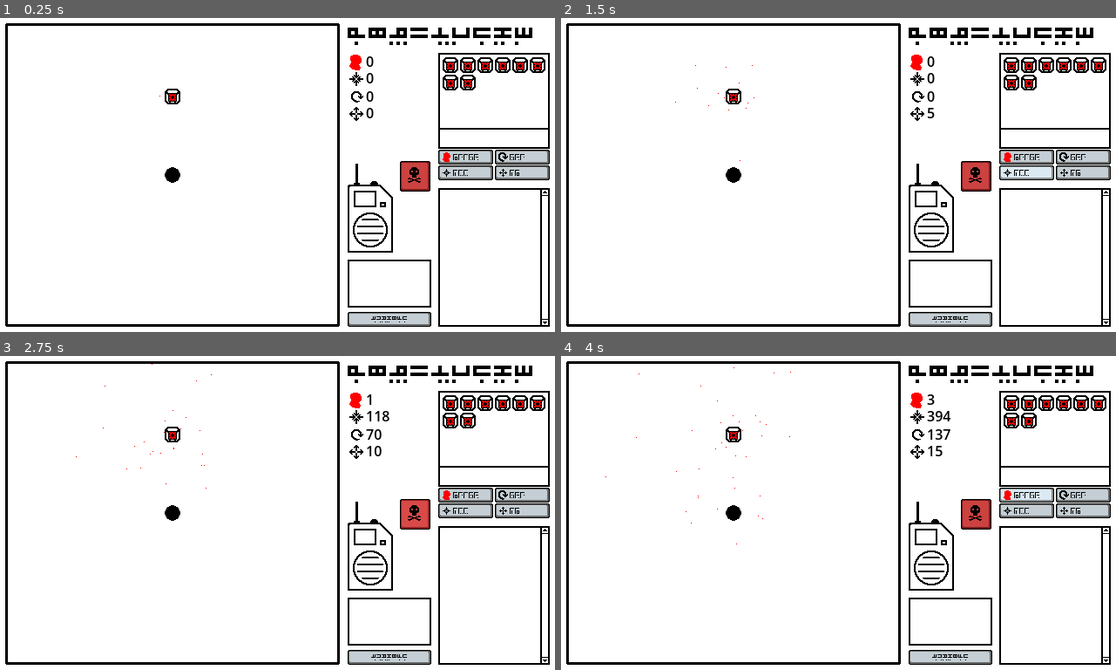
Above: before the commit, frames 1-4 (two rows, left to right).
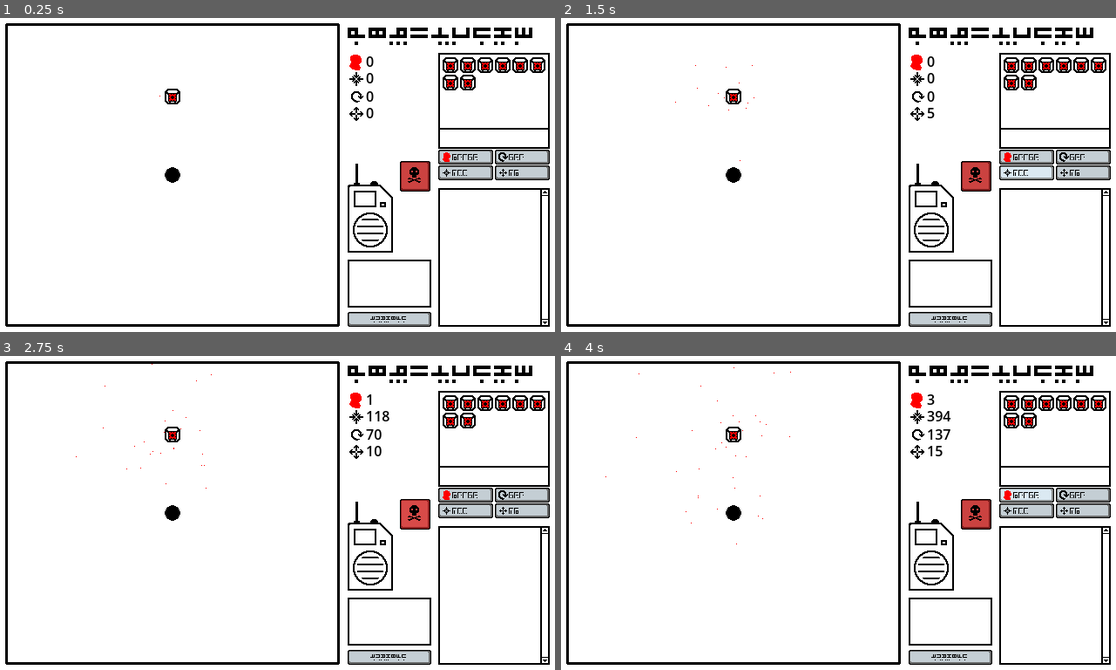
Above: after the commit, the same moments.

Repository: an-olive/BRSD-14
Game: Godot game, scene res://main.tscn
Two runs of this game, one before a commit and one after it. Both use one fixed random seed, a clock stepped at 60 frames per second and the inputs below.
Inputs (mouse positions are in pixels of both pictures, inside the frame that each line leads up to):
- Up to frame 1 (0.25 s): no input
- Up to frame 2 (1.5 s): click "541" at 0.5 s; click "322" at 1.25 s
- Up to frame 3 (2.75 s): click (416, 513) at 2 s
- Up to frame 4 (4 s): click "upgrade" at 2.75 s; click "!1054" at 3.5 s

The runs differ from the first frame. In frame 1, 0.2% of the frame differs, in the area x 66-95%, y 43-97%; in frame 2, 0.2%; in frame 3, 0.2%; in frame 4, 0.2%.

Commit message:
#12 - improve buttons

Diff:
--- a/buttons.tres
+++ b/buttons.tres
@@ -7,7 +7,10 @@
 [ext_resource type="Texture2D" uid="uid://ddfohu5rjfsx2" path="res://Assets/UI/Button_enabled_pressed.png" id="5_5eotj"]
 
 [sub_resource type="StyleBoxTexture" id="StyleBoxTexture_krywf"]
+content_margin_left = 1.0
 content_margin_top = 0.0
+content_margin_right = 2.0
+content_margin_bottom = 3.0
 texture = ExtResource("2_i2ujt")
 texture_margin_left = 4.0
 texture_margin_top = 4.0
@@ -19,7 +22,10 @@
 [sub_resource type="StyleBoxEmpty" id="StyleBoxEmpty_i2ujt"]
 
 [sub_resource type="StyleBoxTexture" id="StyleBoxTexture_m6ddu"]
+content_margin_left = 1.0
 content_margin_top = 0.0
+content_margin_right = 2.0
+content_margin_bottom = 3.0
 texture = ExtResource("3_rq111")
 texture_margin_left = 4.0
 texture_margin_top = 4.0
@@ -29,7 +35,10 @@
 axis_stretch_vertical = 1
 
 [sub_resource type="StyleBoxTexture" id="StyleBoxTexture_e2bhe"]
+content_margin_left = 1.0
 content_margin_top = 0.0
+content_margin_right = 2.0
+content_margin_bottom = 3.0
 texture = ExtResource("1_4cwoa")
 texture_margin_left = 4.0
 texture_margin_top = 4.0
@@ -39,8 +48,9 @@
 axis_stretch_vertical = 1
 
 [sub_resource type="StyleBoxTexture" id="StyleBoxTexture_mejah"]
-content_margin_left = 6.0
+content_margin_left = 2.0
 content_margin_top = 1.0
+content_margin_right = 1.0
 content_margin_bottom = 2.0
 texture = ExtResource("5_5eotj")
 texture_margin_left = 4.0
@@ -57,6 +67,7 @@
 Button/colors/font_hover_color = Color(0, 0, 0, 1)
 Button/colors/font_hover_pressed_color = Color(0, 0, 0, 1)
 Button/colors/font_pressed_color = Color(0, 0, 0, 1)
+Button/constants/h_separation = 4
 Button/font_sizes/font_size = 16
 Button/fonts/font = ExtResource("1_e2bhe")
 Button/styles/disabled = SubResource("StyleBoxTexture_krywf")
--- a/main.tscn
+++ b/main.tscn
@@ -19,6 +19,7 @@
 [ext_resource type="Texture2D" uid="uid://cgvrmqlwalhna" path="res://Assets/UI/SidePanel_Inventory.png" id="15_074og"]
 [ext_resource type="Texture2D" uid="uid://dyg7rpkbvyg4b" path="res://Assets/UI/SidePanel_Upgrades.png" id="16_cegan"]
 [ext_resource type="Theme" uid="uid://b0pitp2mmly78" path="res://buttons.tres" id="17_cegan"]
+[ext_resource type="Texture2D" uid="uid://cx1hrmaimcmp3" path="res://Assets/UI/Icon_empty.png" id="19_1u8w0"]
 [ext_resource type="Texture2D" uid="uid://y70uq58etyvu" path="res://Assets/UI/Icon_gibs.png" id="19_82xsv"]
 [ext_resource type="Texture2D" uid="uid://b6w7rtd84ols2" path="res://Assets/UI/Icon_rotation.png" id="20_d13ii"]
 [ext_resource type="Texture2D" uid="uid://bygma77c11y8x" path="res://Assets/UI/Icon_force.png" id="21_1u8w0"]
@@ -226,7 +227,8 @@
 offset_right = 63.0
 offset_bottom = 128.0
 theme = ExtResource("17_cegan")
-text = "  !1054"
+text = "!1054"
+icon = ExtResource("19_1u8w0")
 alignment = 0
 
 [node name="Icon" type="TextureRect" parent="SidePanel/Inventory/GibsButton"]
@@ -245,7 +247,8 @@
 offset_right = 128.0
 offset_bottom = 128.0
 theme = ExtResource("17_cegan")
-text = "  541"
+text = "541"
+icon = ExtResource("19_1u8w0")
 alignment = 0
 
 [node name="Icon" type="TextureRect" parent="SidePanel/Inventory/RotationButton"]
@@ -263,7 +266,8 @@
 offset_right = 63.0
 offset_bottom = 146.0
 theme = ExtResource("17_cegan")
-text = "  322"
+text = "322"
+icon = ExtResource("19_1u8w0")
 alignment = 0
 
 [node name="Icon" type="TextureRect" parent="SidePanel/Inventory/ForceButton"]
@@ -282,7 +286,8 @@
 offset_right = 128.0
 offset_bottom = 146.0
 theme = ExtResource("17_cegan")
-text = "  3!"
+text = "3!"
+icon = ExtResource("19_1u8w0")
 alignment = 0
 
 [node name="Icon" type="TextureRect" parent="SidePanel/Inventory/ExpansionButton"]
Binary file added: Assets/UI/Icon_empty.png
Not shown, added: Assets/UI/Icon_empty.png.import
Not shown: 1 places in main.tscn that only renumber resources
